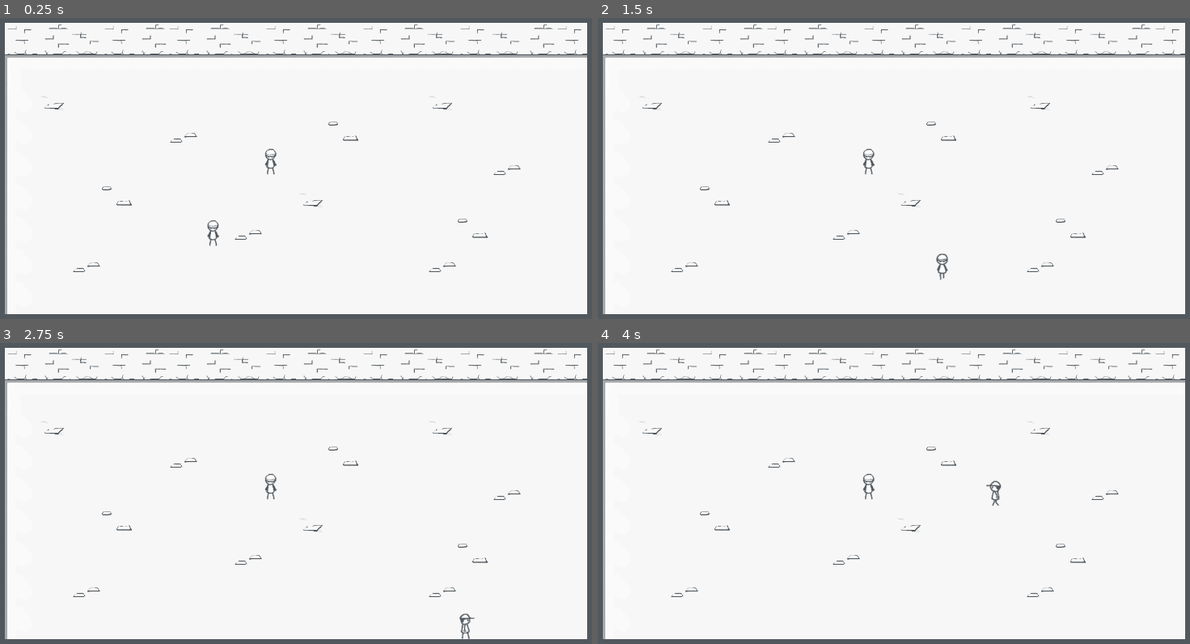
Above: before the commit, frames 1-4 (two rows, left to right).
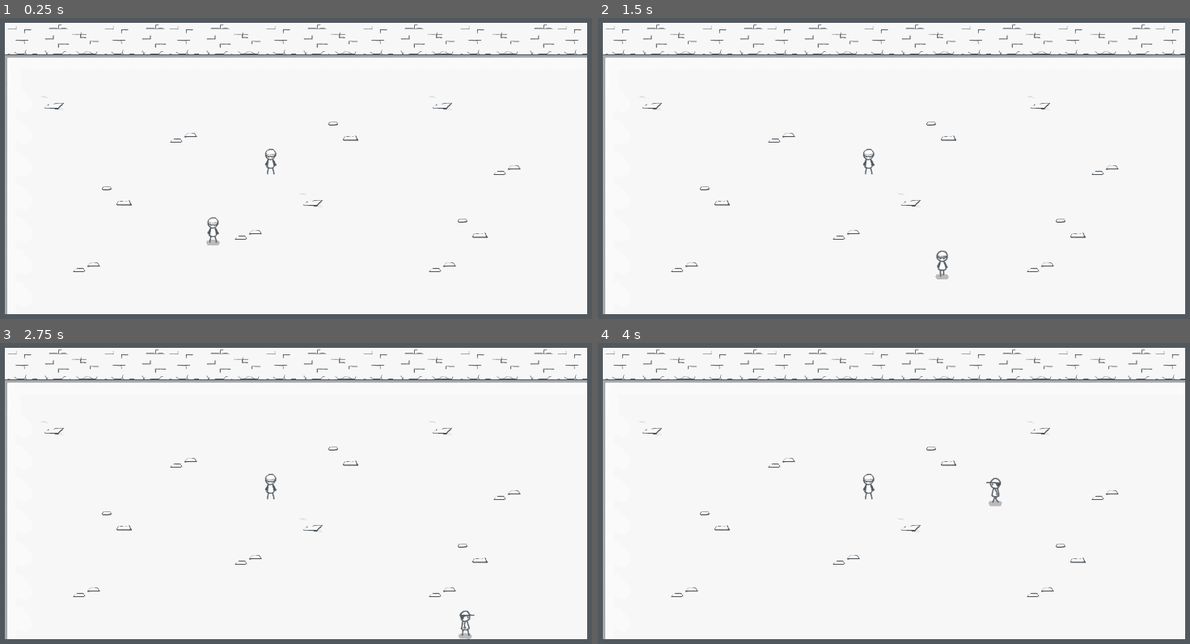
Above: after the commit, the same moments.

Repository: KMCeasyas123/indigo
Game: Godot game, scene res://levels/Development.tscn
Same seed, same stepped clock (60 frames per second), same inputs: the game is played once before the commit and once after it.
Inputs:
- Up to frame 1 (0.25 s): no input
- Up to frame 2 (1.5 s): tap Enter at 0.5 s; hold Right (right) 0.53-1.28 s; tap E (interact) at 0.6, 1.35 s; hold Down (down) from 1.28 s (still down)
- Up to frame 3 (2.75 s): release Down (down) at 2.03 s; hold Right (right) from 2.03 s (still down); tap E (interact) at 2.1 s
- Up to frame 4 (4 s): release Right (right) at 2.78 s; hold Up (up) 2.78-3.53 s; tap E (interact) at 2.85, 3.6 s; hold Left (left) from 3.53 s (still down)

The runs differ from the first frame. In frame 1, 0.1% of the frame differs, in the area x 34-38%, y 66-76%; in frame 2, 0.1%; in frame 3, 0.1%; in frame 4, 0.1%, in the area x 65-69%, y 44-55%.
Error in both runs: Trying to assign value of type 'Button' to a variable of type 'Label'. (res://scripts/DialogueBox.gd:8)

Commit message:
Fix animation bug and add shadow

Diff:
--- a/src/objects/Player.tscn
+++ b/src/objects/Player.tscn
@@ -72,15 +72,21 @@
 [node name="Player" type="KinematicBody2D"]
 script = ExtResource( 1 )
 
+[node name="Polygon2D" type="Polygon2D" parent="."]
+position = Vector2( -0.220747, -0.654837 )
+scale = Vector2( 0.506666, 0.506666 )
+color = Color( 0, 0, 0, 0.247059 )
+polygon = PoolVector2Array( -23.2707, -7.24409, -26.2628, 1.47916, -20.7956, 10.8948, -0.787117, 11.6894, 18.8412, 11.9579, 24.9158, 6.79444, 26.1307, -1.25441, 19.6256, -8.13161, -1.67462, -10.7941 )
+
 [node name="CollisionShape2D" type="CollisionShape2D" parent="."]
 rotation = 1.5708
 shape = SubResource( 1 )
 
 [node name="AnimatedSprite" type="AnimatedSprite" parent="."]
-position = Vector2( -0.149887, -21.4343 )
+position = Vector2( -0.149887, -27.4343 )
 frames = SubResource( 2 )
 animation = "walk_up"
-frame = 1
+frame = 2
 playing = true
 
 [node name="ActivateBox" type="Area2D" parent="."]
--- a/src/scripts/Player.gd
+++ b/src/scripts/Player.gd
@@ -6,6 +6,7 @@
 
 var velocity = Vector2.ZERO
 var direction = 'down'
+var walk_frame = 0
 
 onready var activator: KinematicBody2D = $ActivateBox
 
@@ -30,6 +31,7 @@
 func pick_animation():
 	var horizontal = abs(velocity.x) > abs(velocity.y)
 	var sprite: AnimatedSprite = $AnimatedSprite
+	var last_anim = sprite.animation
 
 	if velocity.length() > 1:
 		if horizontal:
@@ -38,8 +40,14 @@
 			direction = 'down' if velocity.y > 0 else 'up'
 
 		sprite.animation = 'walk_' + direction
+
+		if !last_anim.begins_with('walk_'):
+			sprite.frame = walk_frame
+		else:
+			walk_frame = sprite.frame
 	else:
 		sprite.animation = direction
+
 
 	sprite.speed_scale = lerp(1, 2.5, velocity.length() / max_speed)
 
--- a/src/ui/UiMainLayer.tscn
+++ b/src/ui/UiMainLayer.tscn
@@ -91,8 +91,6 @@
 size_flags_horizontal = 3
 
 [node name="Label2" type="Label" parent="DialogueBox/MarginContainer/HBoxContainer/VBoxContainer2"]
-anchor_left = 0.00163399
-anchor_right = 0.00163399
 margin_right = 612.0
 margin_bottom = 110.0
 size_flags_horizontal = 3
